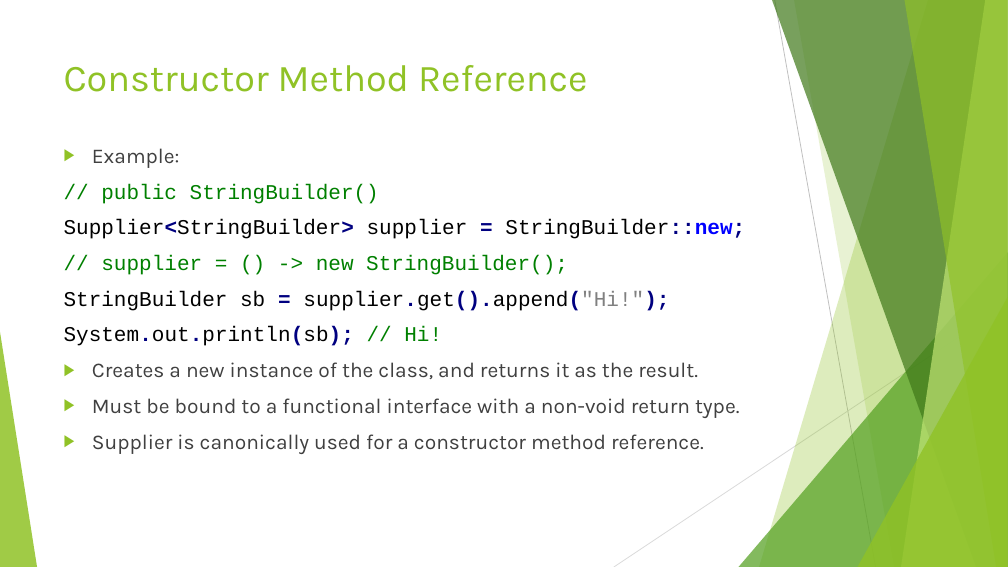
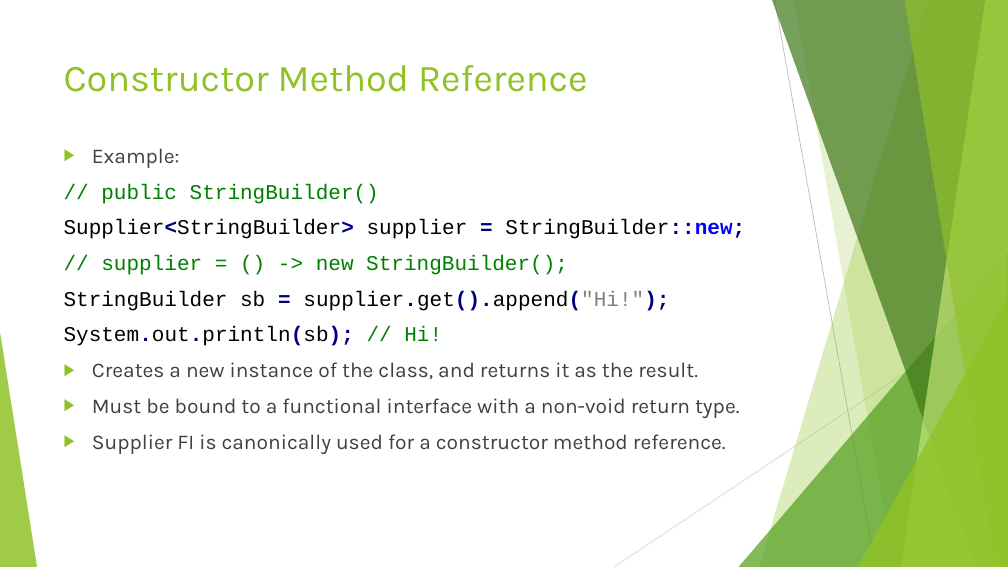
Before and after one commit to RichardRoda/2017-CodePaLOUsa-Lambda, a slide deck: slide 20 of Learning to Love the Lambda in the Stream.pptx. Drawn at 1008x567 pixels with LibreOffice and Linux fonts; fonts in the diff are those of the drawing. Boxes give left, top, right and bottom in pixels: in the first picture for what was removed or moved away, otherwise in the second. Text is boxed around its words. In the diff, an @@ line names an element or a change of style, - is before the commit and + after.

```diff
--- a/Learning to Love the Lambda in the Stream.pptx
+++ b/Learning to Love the Lambda in the Stream.pptx
@@ text at box(92, 434, 726, 454): text changed @@
-▶ Supplier is canonically used for a constructor method reference.
+▶ Supplier FI is canonically used for a constructor method reference.
```
Also in this commit, not shown: 11 other slides changed, 1 other file.
